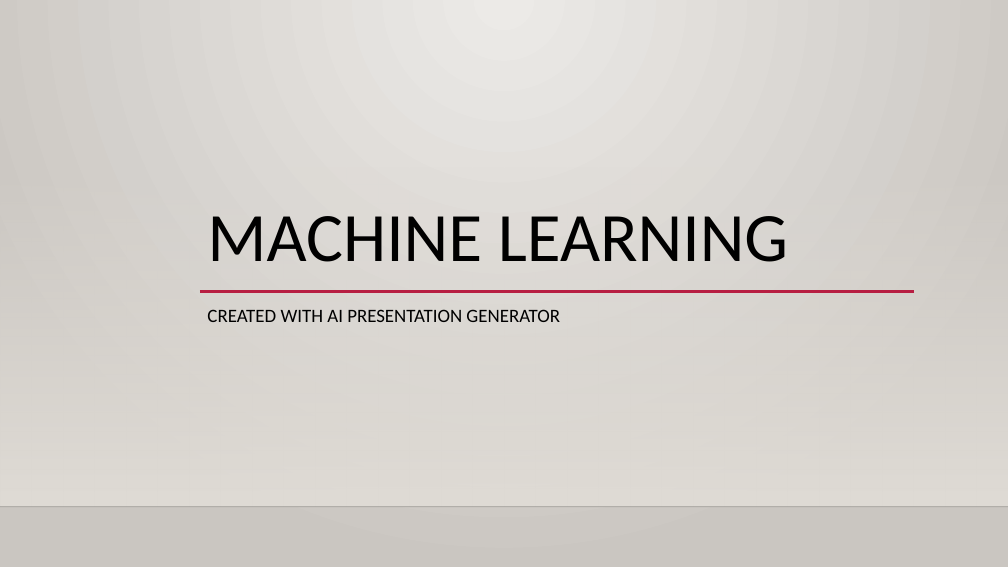
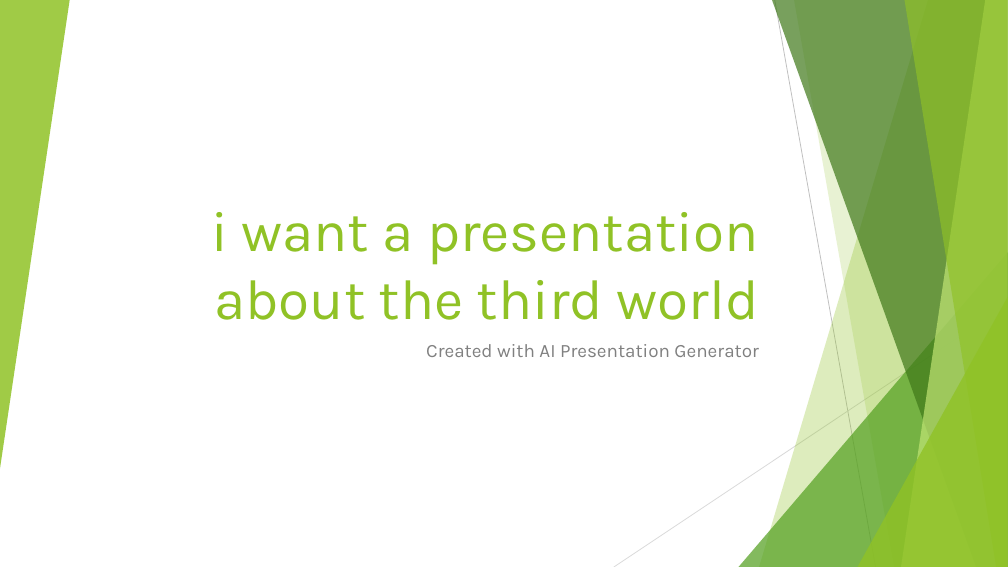
Before and after one commit to ammarmashal/ai-presentation-agent, a slide deck: slide 1 of my_presentation1.pptx. Drawn at 1008x567 pixels with LibreOffice and Linux fonts; fonts in the diff are those of the drawing; background and template pictures are left out. Boxes give left, top, right and bottom in pixels: in the first picture for what was removed or moved away, otherwise in the second. Text is boxed around its words. In the diff, an @@ line names an element or a change of style, - is before the commit and + after.

```diff
--- a/my_presentation1.pptx
+++ b/my_presentation1.pptx
@@ background gradient #ECEAE7 to #CAC7C1 to #FFFFFF @@
@@ group added at (0, 0, 1008, 567): 5 freeform shapes, 3 triangles, 2 lines @@
@@ rectangle removed at (0, 167, 1008, 507) @@
@@ title at (211, 212, 759, 320): text changed; size 66 to 54 pt; font Calibri to Karla; text colour #000000 to #90C226 @@
-MACHINE LEARNING
+i want a presentation about the third world
@@ line removed from (200, 292) to (914, 292) @@
@@ subtitle at (426, 344, 758, 357): text changed; font Calibri to Karla; text colour #000000 to #808080 @@
-CREATED WITH AI PRESENTATION GENERATOR
+Created with AI Presentation Generator
@@ line removed from (0, 507) to (1008, 507) @@
```
Also in this commit, not shown: 11 slides added, 10 slides removed, 24 other files.
